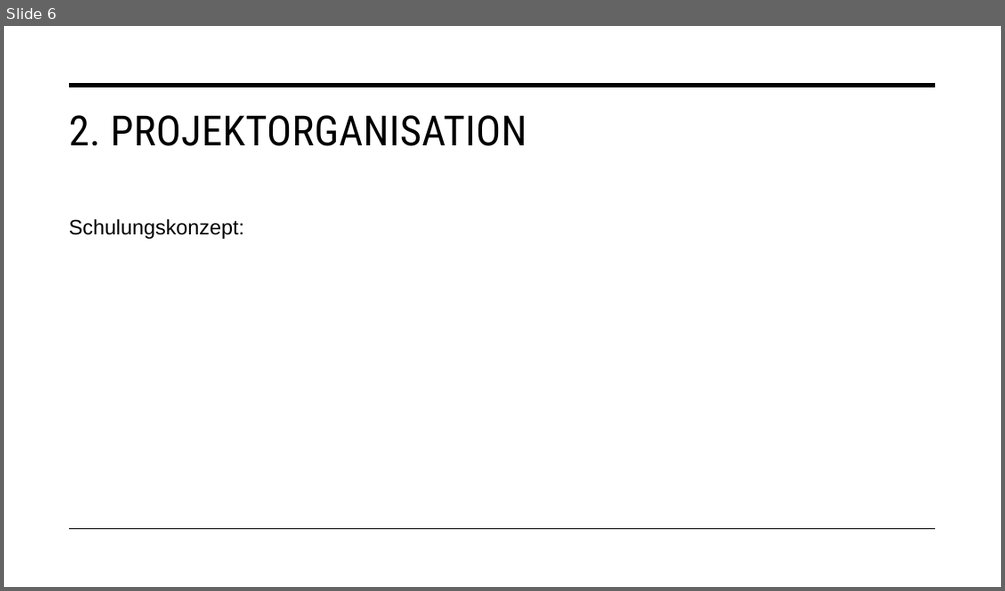
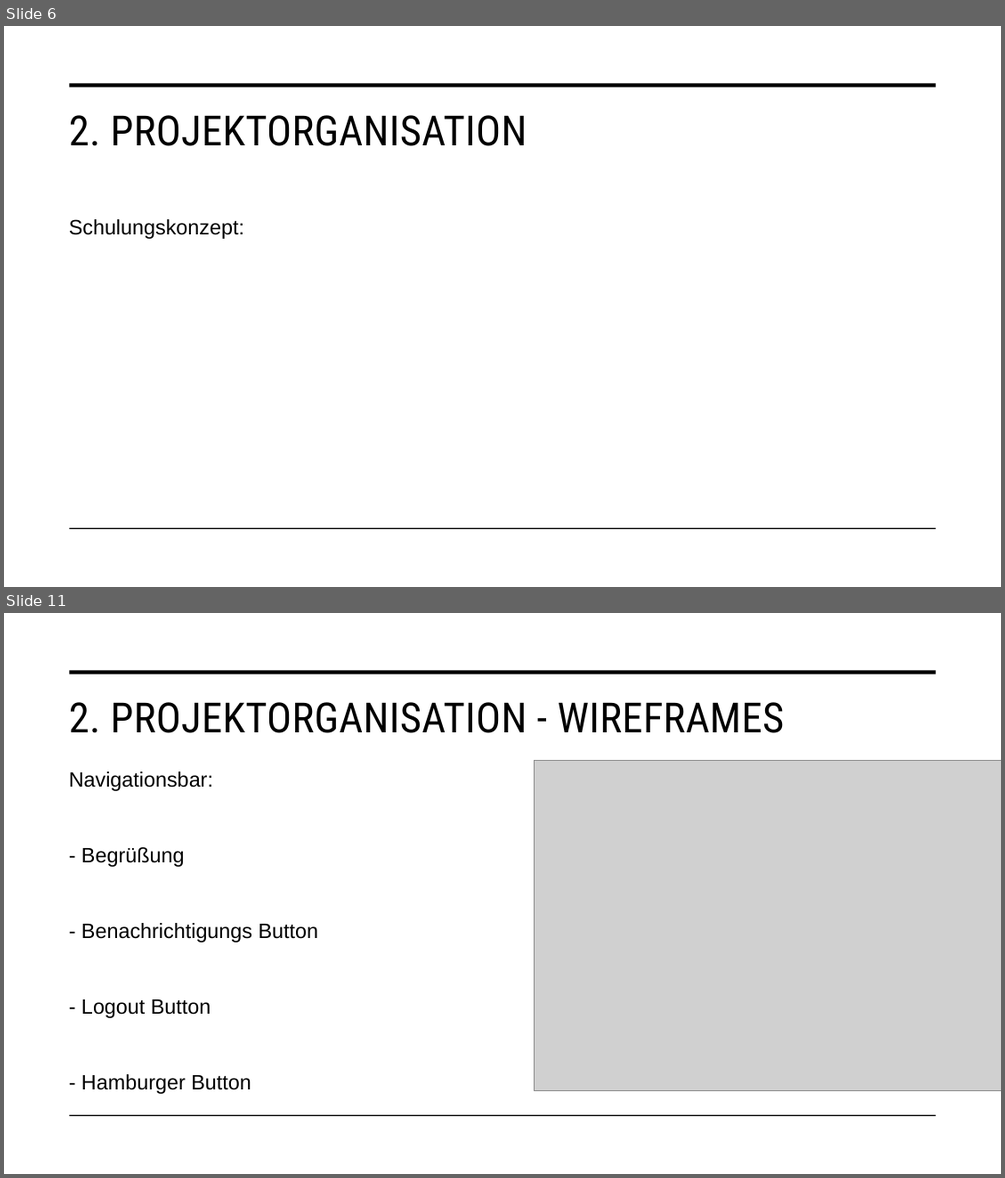
Before and after one commit to malu254/Eifrige-Otter-PM, a slide deck: Abgabe/Dokumentation/Präsentation.pptx. Shown one above the other, each under a label of ours: slide 6 before the commit, slides 6 and 11 after it; the slides between them are not shown. The pictures are 1005x591 and 1005x1178 pixels, drawn with LibreOffice and Linux fonts; fonts in the diff are those of the drawing; grey boxes stand for pictures. Boxes give left, top, right and bottom in pixels: in the first picture for what was removed or moved away, otherwise in the second. Text is boxed around its words. In the diff, an @@ line names an element or a change of style, - is before the commit and + after.

```diff
--- a/Abgabe/Dokumentation/Präsentation.pptx
+++ b/Abgabe/Dokumentation/Präsentation.pptx
@@ slide 11 added at <box>4,613,1001,1174</box>, background #FFFFFF; not listed: 2 template elements that a slide beside it also shows @@
@@ title added at <box>69,702,785,733</box>, 40 pt, text #000000 @@
+2. PROJEKTORGANISATION - WIREFRAMES
@@ text added at <box>69,771,318,1094</box>, 20 pt, text #000000 @@
+Navigationsbar:
+- Begrüßung
+- Benachrichtigungs Button
+- Logout Button
+- Hamburger Button
@@ picture added at <box>534,761,1001,1091</box> @@
```
Also in this commit, not shown: 4 slides changed, 9 other slides added, 9 other files.
